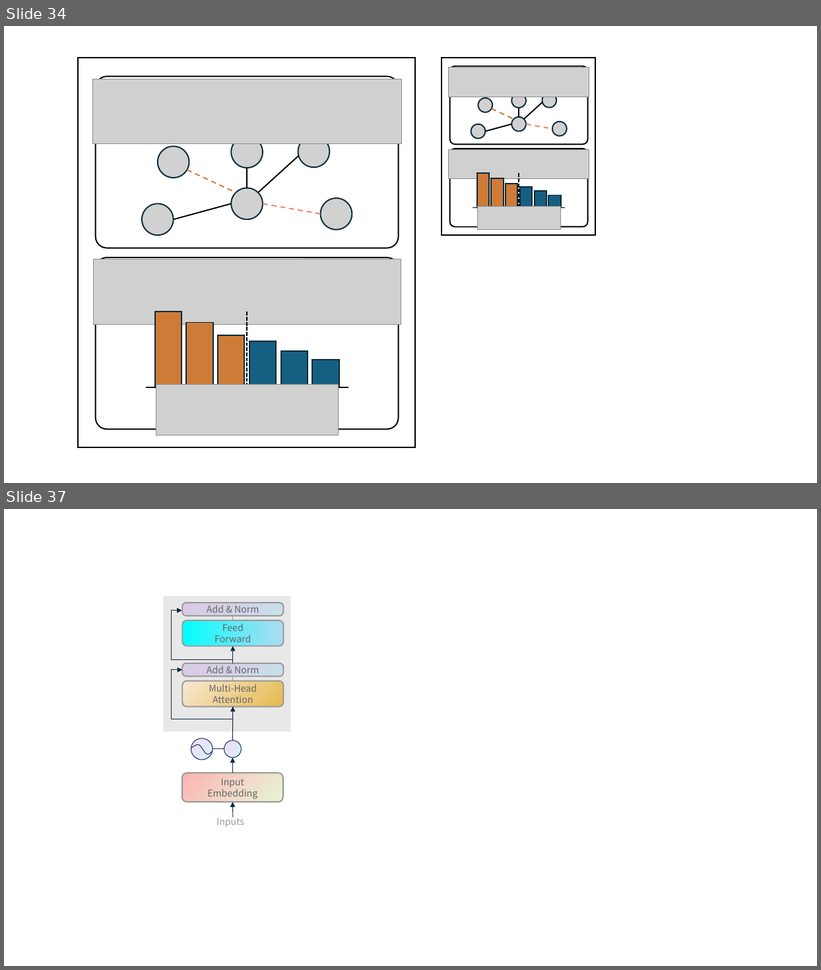
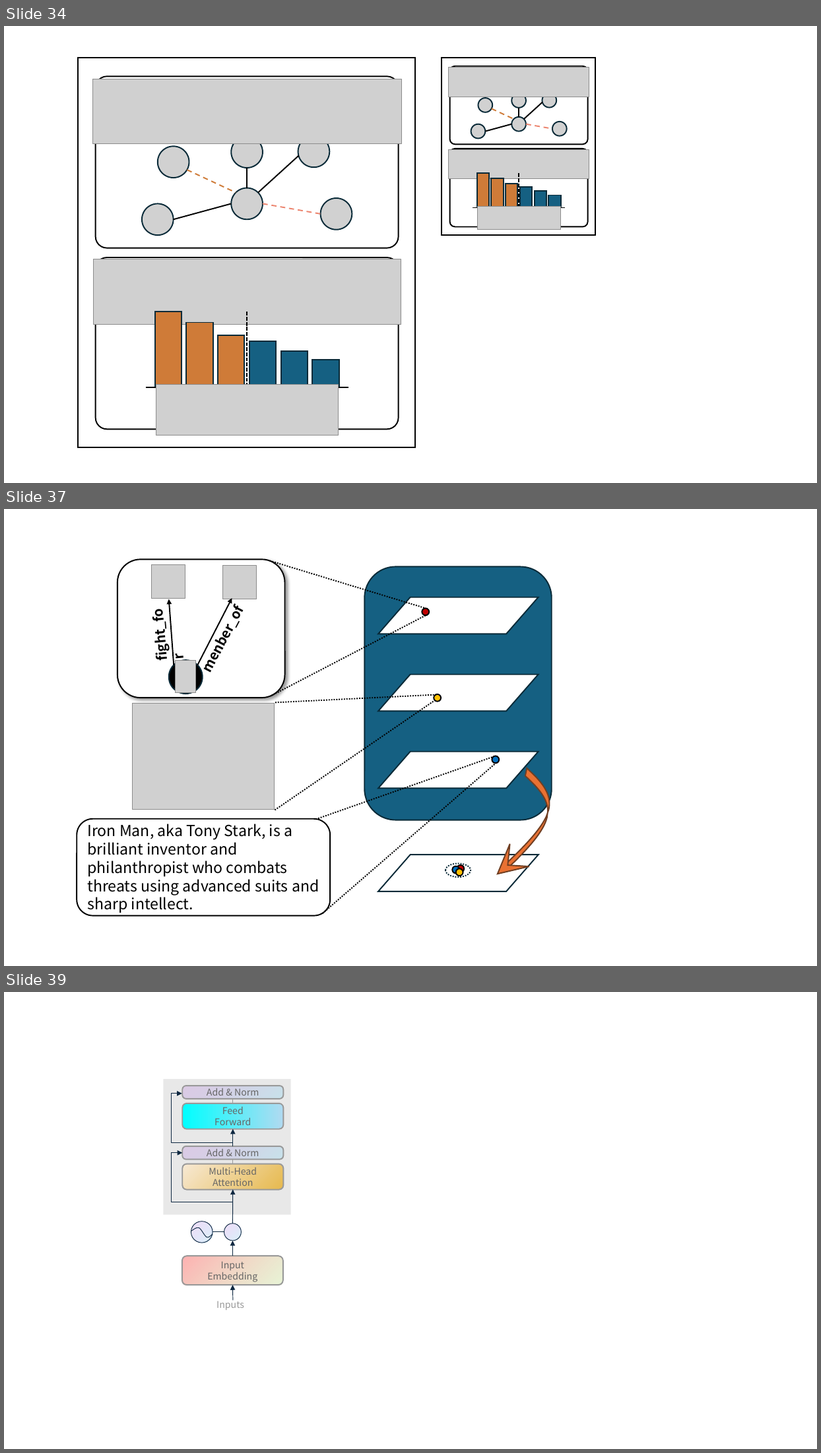
Before and after one commit to lynnkyle/Draw, a slide deck: 科研作图.pptx. Shown one above the other, each under a label of ours: slides 34 and 37 before the commit, slides 34, 37 and 39 after it; the slides between them are not shown. The pictures are 821x970 and 821x1453 pixels, drawn with LibreOffice and Linux fonts; fonts in the diff are those of the drawing; grey boxes stand for pictures; background and template pictures are left out. Boxes give left, top, right and bottom in pixels: in the first picture for what was removed or moved away, otherwise in the second. Text is boxed around its words. In the diff, an @@ line names an element or a change of style, - is before the commit and + after.

```diff
--- a/科研作图.pptx
+++ b/科研作图.pptx
@@ slide 37 added at <box>4,509,817,966</box>, background #FFFFFF @@
@@ rounded rectangle added at <box>118,560,285,698</box>, fill #FFFFFF, outline #000000 1.5 pt @@
@@ picture added at <box>152,564,185,598</box> @@
@@ picture added at <box>223,566,257,599</box> @@
@@ line added from (270, 561) to (426, 609), #000000 1.5 pt dashed @@
@@ rounded rectangle added at <box>364,567,552,821</box>, fill #156082, outline #092A39 1.5 pt @@
@@ arrow added from (174, 665) to (169, 599), #000000 1.5 pt @@
@@ arrow added from (197, 665) to (232, 598), #000000 1.5 pt @@
@@ flow chart input output added at <box>378,597,539,634</box>, fill #FFFFFF, outline #092A39 1.5 pt @@
@@ text added at <box>148,613,172,659</box>, 16 pt, text #000000, bold @@
+fight_for
@@ text added at <box>222,609,246,619</box>, 16 pt, text #000000, bold @@
+menber_of
@@ line added from (426, 616) to (270, 697), #000000 1.5 pt dashed @@
@@ ellipse added at <box>422,609,429,616</box>, fill #C00000, outline #000000 1.5 pt @@
@@ ellipse added at <box>169,660,202,694</box>, fill #000000, outline #092A39 1.5 pt @@
@@ picture added at <box>176,660,195,693</box> @@
@@ flow chart input output added at <box>378,674,539,711</box>, fill #FFFFFF, outline #092A39 1.5 pt @@
@@ picture added at <box>133,703,275,810</box> @@
@@ line added from (275, 811) to (435, 700), #000000 1.5 pt dashed @@
@@ line added from (275, 703) to (436, 695), #000000 1.5 pt dashed @@
@@ ellipse added at <box>434,694,442,702</box>, fill #FFC000, outline #000000 1.5 pt @@
@@ line added from (316, 819) to (496, 756), #000000 1.5 pt dashed @@
@@ line added from (322, 914) to (498, 762), #000000 1.5 pt dashed @@
@@ flow chart input output added at <box>378,752,539,788</box>, fill #FFFFFF, outline #092A39 1.5 pt @@
@@ ellipse added at <box>492,756,499,763</box>, fill #0070C0, outline #000000 1.5 pt @@
@@ freeform shape added at <box>505,768,556,877</box>, fill #E97132, outline #703F23 1.5 pt @@
@@ rounded rectangle added at <box>77,819,330,916</box>, fill #FFFFFF, outline #000000 1.5 pt, 18 pt, text #000000 @@
+Iron Man, aka Tony Stark, is a brilliant inventor and philanthropist who combats threats using advanced suits and sharp intellect.
@@ freeform shape added at <box>488,844,529,886</box>, fill #E97132, outline #703F23 1.5 pt @@
@@ flow chart input output added at <box>378,855,539,891</box>, fill #FFFFFF, outline #092A39 1.5 pt @@
@@ ellipse added at <box>446,864,471,877</box>, fill #FFFFFF, outline #092A39 1.5 pt dashed @@
@@ ellipse added at <box>452,867,459,874</box>, fill #0070C0, outline #000000 1.5 pt @@
@@ ellipse added at <box>456,869,463,876</box>, fill #FFC000, outline #000000 1.5 pt @@
@@ ellipse added at <box>457,865,465,873</box>, fill #C00000, outline #000000 1.5 pt @@
@@ what was slide 37 is now slide 39 @@
```
Also in this commit, not shown: 1 slide changed, 1 other slide added.
